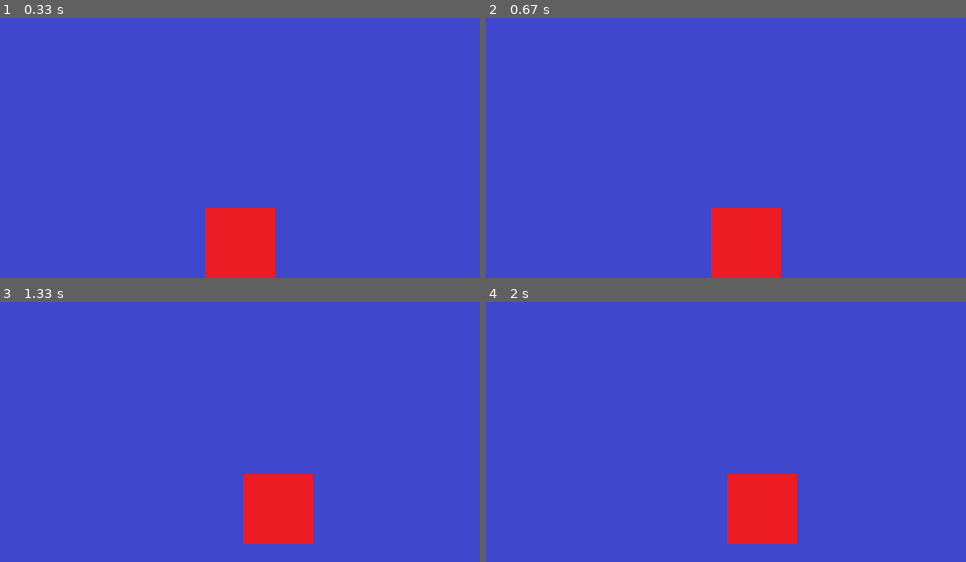
Above: before the commit, frames 1-4 (two rows, left to right).
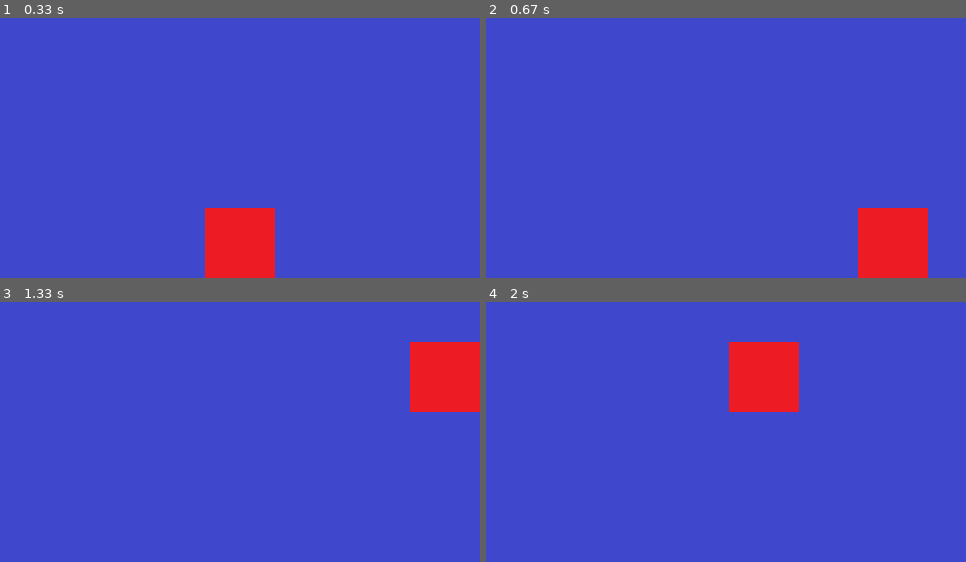
Above: after the commit, the same moments.

Repository: Jay611/pygame_basic
Game: pygame game, started from main.py
Same seed, same stepped clock (60 frames per second), same inputs: the game is played once before the commit and once after it.
Inputs:
- Up to frame 1 (0.33 s): no input
- Up to frame 2 (0.67 s): hold Right from 0.33 s (still down)
- Up to frame 3 (1.33 s): release Right at 0.8 s; hold Up 0.83-1.13 s; hold Right from 1.17 s (still down)
- Up to frame 4 (2 s): release Right at 1.63 s; hold Left from 1.67 s (still down)

Frame 1 is identical in both runs. In frame 2, 7.9% of the frame differs, in the area x 46-93%, y 73-100%; in frame 3, 7.9%; in frame 4, 7.9%.

Commit message:
character movement

Diff:
--- a/main.py
+++ b/main.py
@@ -9,6 +9,9 @@
 
 # Screen title
 pygame.display.set_caption("Nado Game")
+
+# FPS
+clock = pygame.time.Clock()
 
 # Load background image
 background = pygame.image.load("C:\\Users\\user\\source\\repos\\pygame_basic\\background.png")
@@ -25,8 +28,10 @@
 
 # Event loop
 running = True
-character_speed = 1
+character_speed = 0.5
 while running:
+    dt = clock.tick(60) # The number of frames per second
+
     for event in pygame.event.get():  # Check event
         if event.type == pygame.QUIT: # Close window?
             running = False
@@ -47,8 +52,8 @@
             elif event.key == pygame.K_UP or event.key == pygame.K_DOWN:
                 to_y = 0
 
-    character_x_pos += to_x
-    character_y_pos += to_y
+    character_x_pos += to_x * dt
+    character_y_pos += to_y * dt
 
     # Horizontal boundary
     if character_x_pos < 0:
